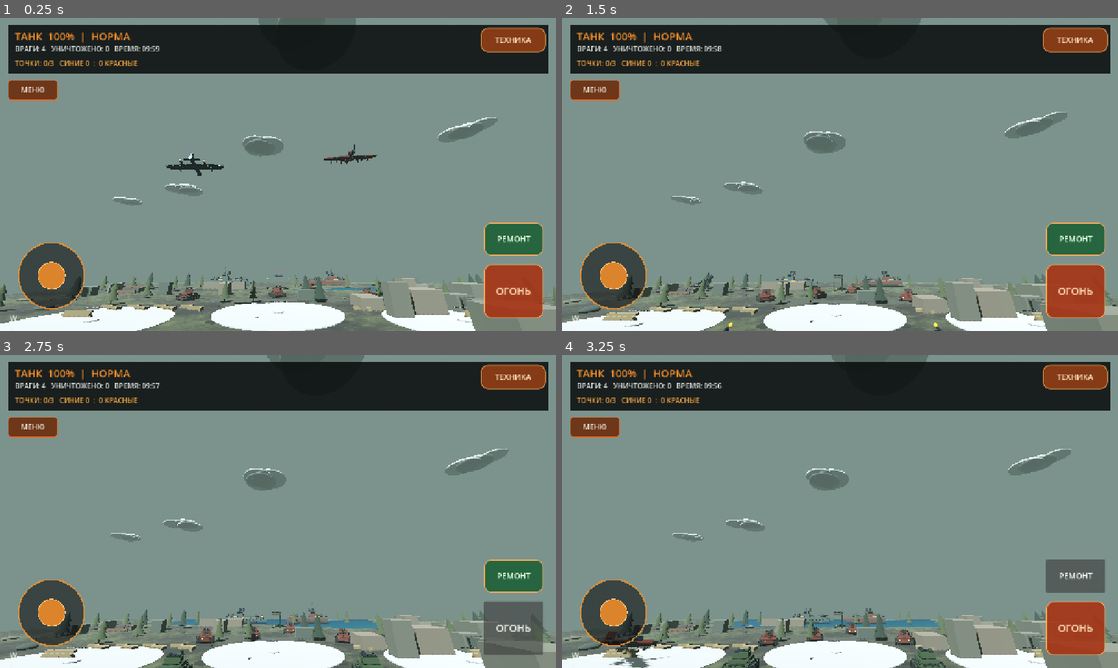
Above: before the commit, frames 1-4 (two rows, left to right).
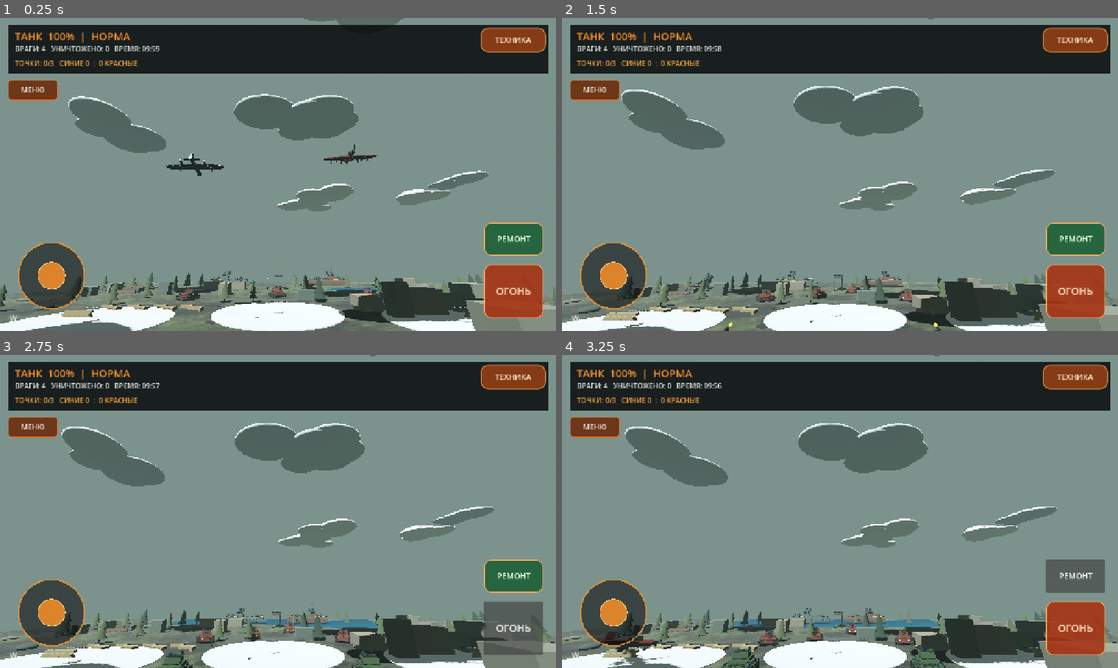
Above: after the commit, the same moments.

Repository: p87010834-ai/WAR-BATTLE-MOBILE
Game: Godot game, scene res://scenes/main.tscn
Two runs of this game, one before a commit and one after it. Both use one fixed random seed, a clock stepped at 60 frames per second and the inputs below.
Inputs (mouse positions are in pixels of both pictures, inside the frame that each line leads up to):
- Up to frame 1 (0.25 s): no input
- Up to frame 2 (1.5 s): tap Enter at 0.5 s; drag from (612, 274) to (895, 105) at 0.52 s; drag from (728, 190) to (812, 237) at 1.27 s
- Up to frame 3 (2.75 s): click "ОГОНЬ" at 2 s
- Up to frame 4 (3.25 s): click "РЕМОНТ" at 2.75 s

The runs differ from the first frame. In frame 1, 10% of the frame differs, in the area x 4-90%, y 0-100%; in frame 2, 11%, in the area x 6-91%, y 0-100%; in frame 3, 11%; in frame 4, 11%.

Commit message:
Replace sparse cloud blobs with layered volumetric cloud banks

Diff:
--- a/godot/scripts/weather_manager.gd
+++ b/godot/scripts/weather_manager.gd
@@ -31,19 +31,25 @@
 				cloud.position.x = -110.0
 
 func _create_cloud_layer() -> void:
-	for i in range(12):
+	# Broad layered cloud banks instead of isolated shiny spheres.
+	for i in range(10):
 		var cloud := Node3D.new()
-		cloud.position = Vector3(randf_range(-100.0, 100.0), randf_range(38.0, 55.0), randf_range(-90.0, 90.0))
-		for j in range(4):
+		cloud.position = Vector3(randf_range(-110.0, 110.0), randf_range(42.0, 58.0), randf_range(-105.0, 105.0))
+		cloud.scale = Vector3(randf_range(1.0, 1.45), 1.0, randf_range(0.9, 1.35))
+		var puff_count := randi_range(7, 10)
+		for j in range(puff_count):
 			var puff := MeshInstance3D.new()
 			var mesh := SphereMesh.new()
-			mesh.radius = randf_range(3.0, 7.0)
-			mesh.height = mesh.radius * 0.55
+			mesh.radius = randf_range(4.5, 8.5)
+			mesh.height = mesh.radius * randf_range(0.42, 0.62)
+			mesh.radial_segments = 20
+			mesh.rings = 12
 			puff.mesh = mesh
-			puff.position = Vector3(randf_range(-5.0, 5.0), randf_range(-1.0, 1.0), randf_range(-4.0, 4.0))
+			puff.position = Vector3(randf_range(-8.0, 8.0), randf_range(-1.1, 1.1), randf_range(-6.5, 6.5))
 			var mat := StandardMaterial3D.new()
-			mat.albedo_color = Color(0.72, 0.76, 0.78, 0.72)
-			mat.transparency = BaseMaterial3D.TRANSPARENCY_ALPHA
+			mat.albedo_color = Color(0.78, 0.81, 0.82) if i % 3 == 0 else Color(0.68, 0.73, 0.76)
+			mat.roughness = 1.0
+			mat.metallic = 0.0
 			puff.material_override = mat
 			cloud.add_child(puff)
 		add_child(cloud)
